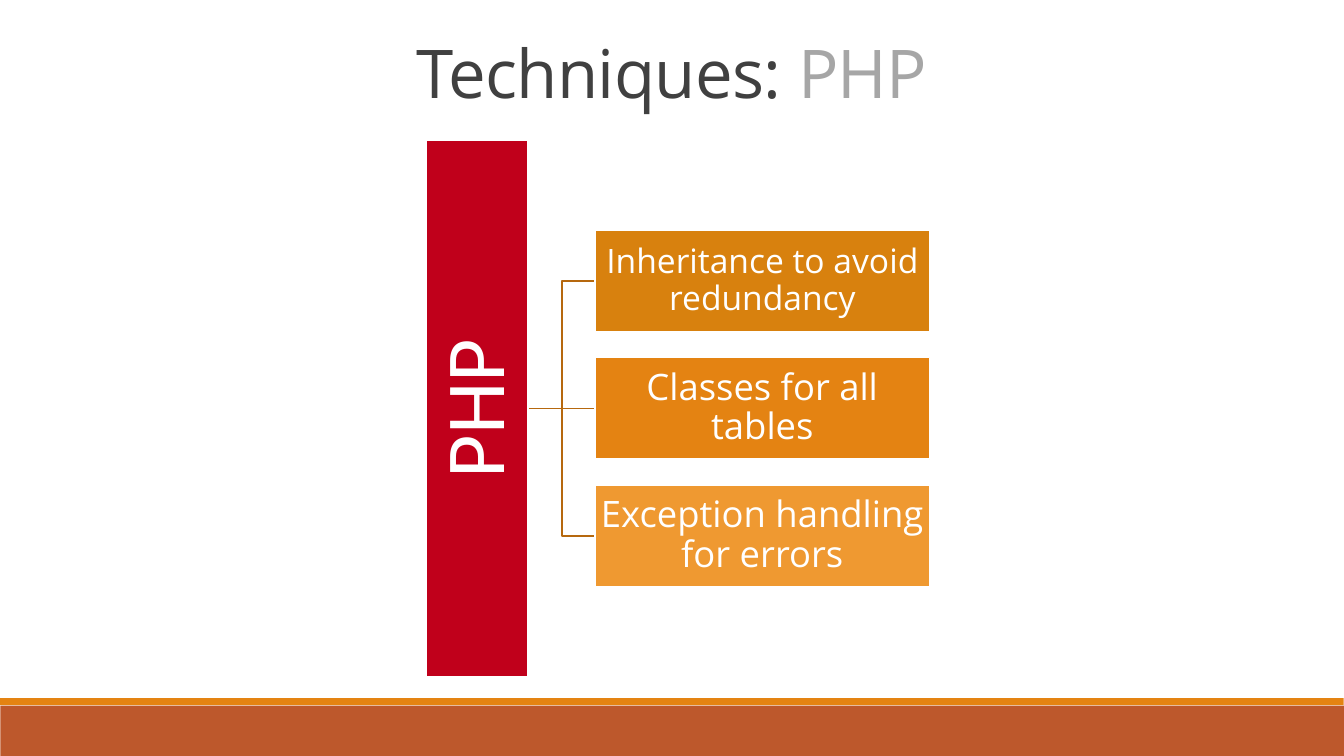
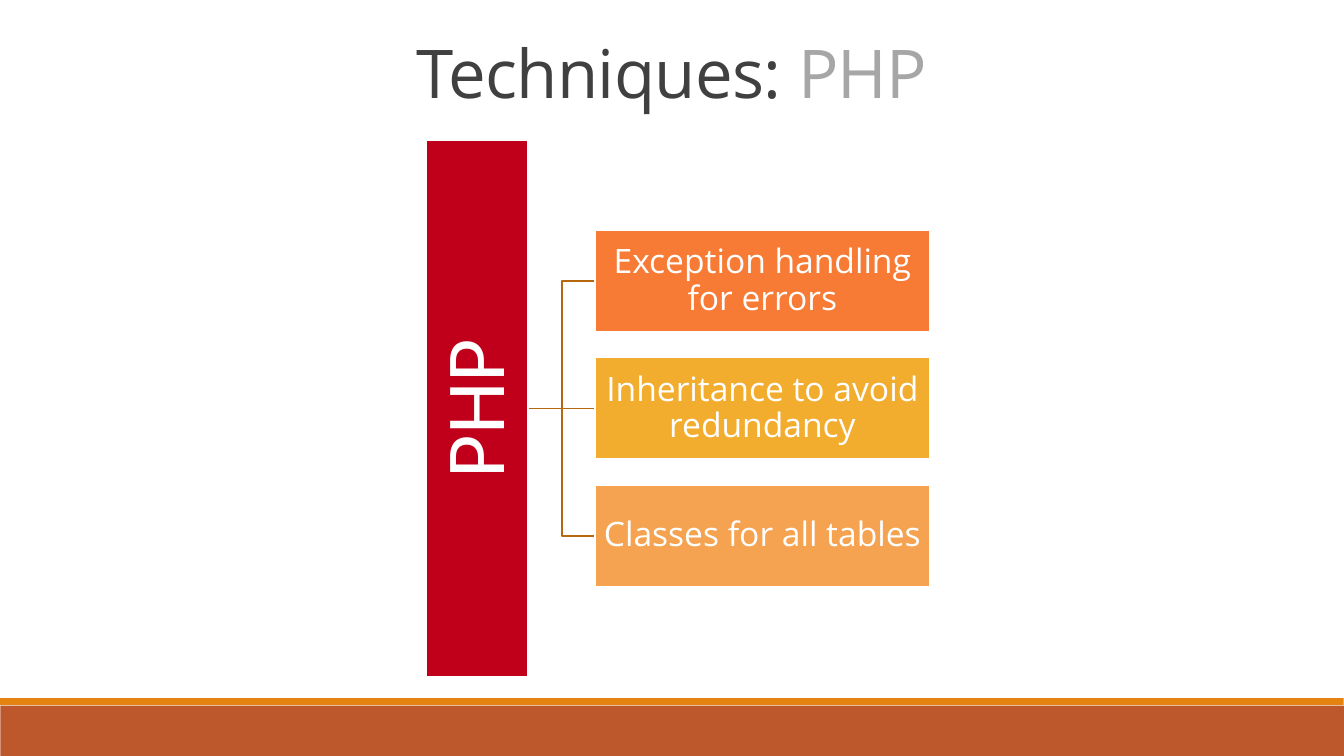
Before and after one commit to dragosthealex/roomies, a slide deck: slide 8 of res/presentation1/final_presentationv2.pptx. Drawn at 1344x756 pixels with LibreOffice and Linux fonts; fonts in the diff are those of the drawing. Boxes give left, top, right and bottom in pixels: in the first picture for what was removed or moved away, otherwise in the second. Text is boxed around its words. In the diff, an @@ line names an element or a change of style, - is before the commit and + after.

```diff
--- a/res/presentation1/final_presentationv2.pptx
+++ b/res/presentation1/final_presentationv2.pptx
@@ text "Exception handling for errors" at (614,247,911,311): size 26 to 24 pt @@
@@ text "Exception handling for errors": place and size @@
-text "Exception handling for errors" at (601,499,923,568)
+text "Exception handling for errors" at (614,247,911,311)
@@ rectangle at (596,230,931,332): fill #D8810E to #F77A35 @@
@@ text "Inheritance to avoid redundancy": place and size @@
-text "Inheritance to avoid redundancy" at (606,247,918,318)
+text "Inheritance to avoid redundancy" at (606,375,918,445)
@@ rectangle at (596,358,931,460): fill #E48312 to #F2AC2E @@
@@ text "Classes for all tables": place and size @@
-text "Classes for all tables" at (646,372,878,440)
+text "Classes for all tables" at (604,520,920,547)
@@ text "Classes for all tables" at (604,520,920,547): size 26 to 24 pt @@
@@ rectangle at (596,485,931,587): fill #EF9931 to #F5A351 @@
```
Also in this commit, not shown: 11 other slides changed, 4 slides added, 3 slides removed.
